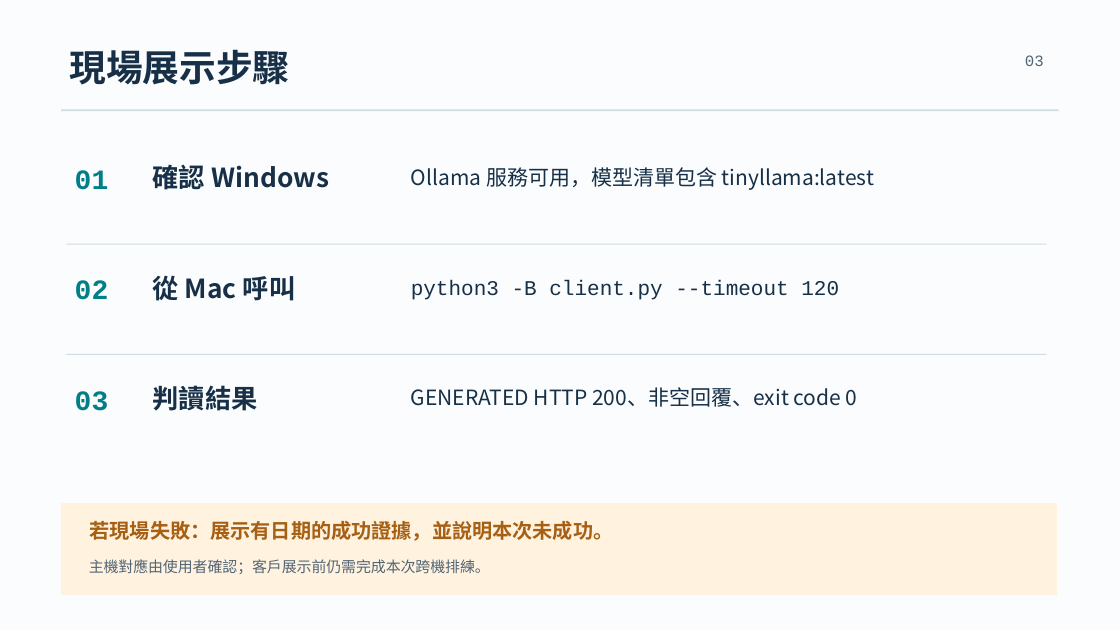
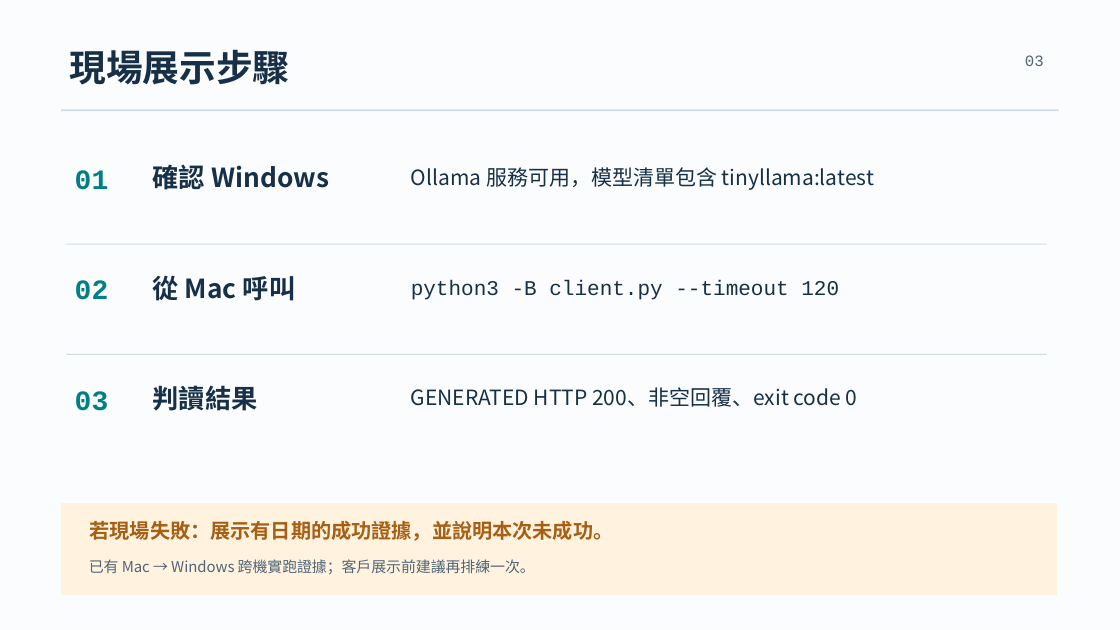
Before and after one commit to dawning-data-app/ollama-windows-poc, a slide deck: slide 3 of presentation/ollama-cross-machine-demo-v4.pptx. Drawn at 1120x630 pixels with LibreOffice and Linux fonts; fonts in the diff are those of the drawing. Boxes give left, top, right and bottom in pixels: in the first picture for what was removed or moved away, otherwise in the second. Text is boxed around its words. In the diff, an @@ line names an element or a change of style, - is before the commit and + after.

Commit message:
docs(presentation): clarify Mac to Windows live evidence

```diff
--- a/presentation/ollama-cross-machine-demo-v4.pptx
+++ b/presentation/ollama-cross-machine-demo-v4.pptx
@@ text at <box>89,559,535,574</box>: text changed @@
-主機對應由使用者確認；客戶展示前仍需完成本次跨機排練。
+已有 Mac → Windows 跨機實跑證據；客戶展示前建議再排練一次。
```
Also in this commit, not shown: 1 other slide changed, 1 other file.
